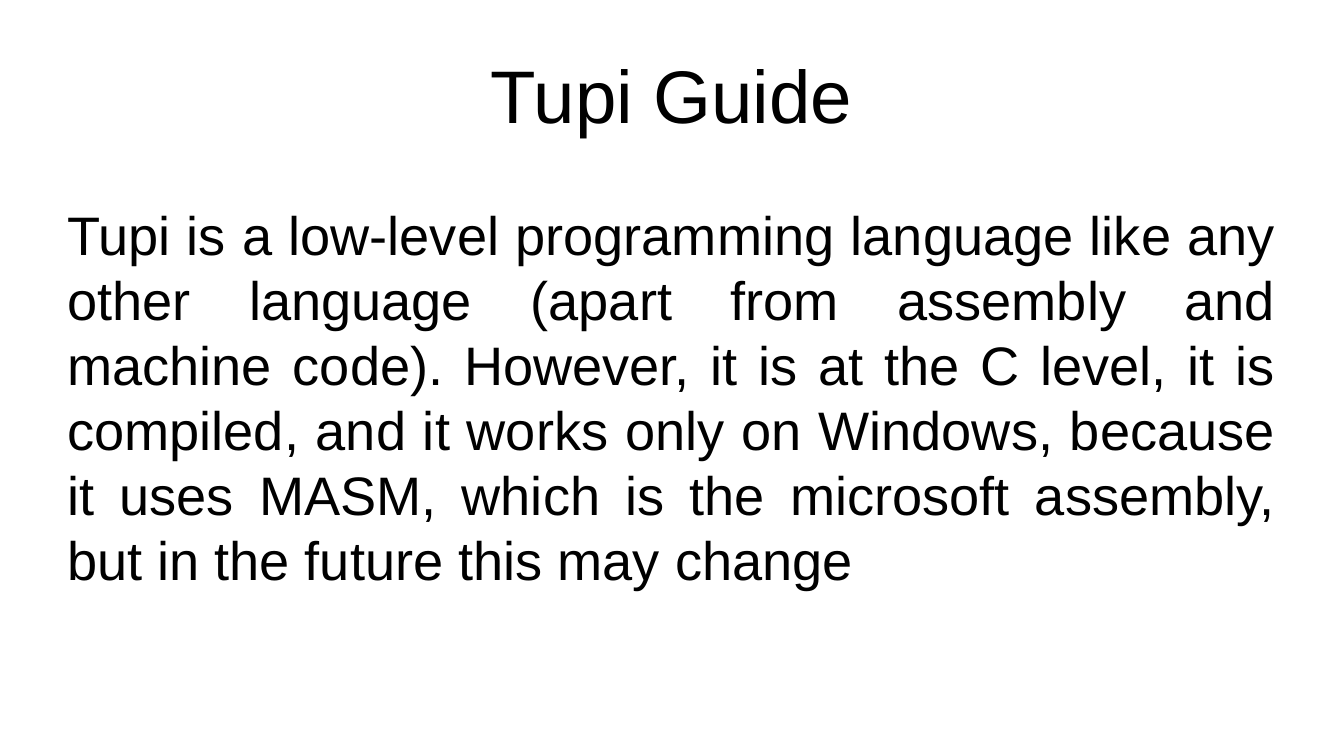
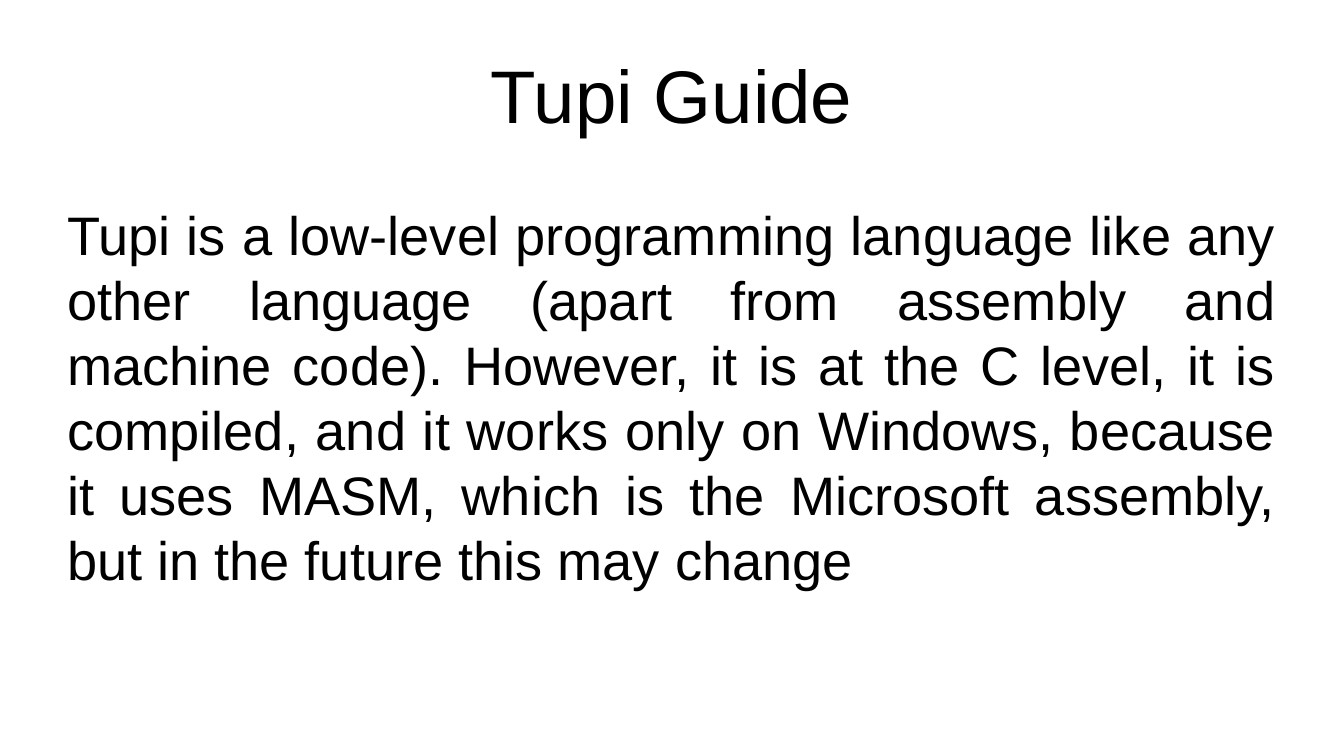
Before and after one commit to GabrielFrigo4/Tupi, a slide deck: slide 1 of TupiCompiler/TupiCompiler/TupiGuide.odp. Drawn at 1344x756 pixels with LibreOffice and Linux fonts; fonts in the diff are those of the drawing. Boxes give left, top, right and bottom in pixels: in the first picture for what was removed or moved away, otherwise in the second. Text is boxed around its words. In the diff, an @@ line names an element or a change of style, - is before the commit and + after.

Commit message:
Update

```diff
--- a/TupiCompiler/TupiCompiler/TupiGuide.odp
+++ b/TupiCompiler/TupiCompiler/TupiGuide.odp
@@ text at [67, 215, 1275, 589]: text changed @@
-Tupi is a low-level programming language like any other language (apart from assembly and machine code). However, it is at the C level, it is compiled, and it works only on Windows, because it uses MASM, which is the microsoft assembly, but in the future this may change
+Tupi is a low-level programming language like any other language (apart from assembly and machine code). However, it is at the C level, it is compiled, and it works only on Windows, because it uses MASM, which is the Microsoft assembly, but in the future this may change
```
